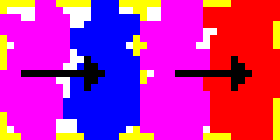
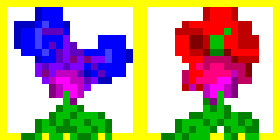
Layered file, before and after one edit (280×140). Changes by layer:
painted on "Tools" over [0, 0, 280, 140]
